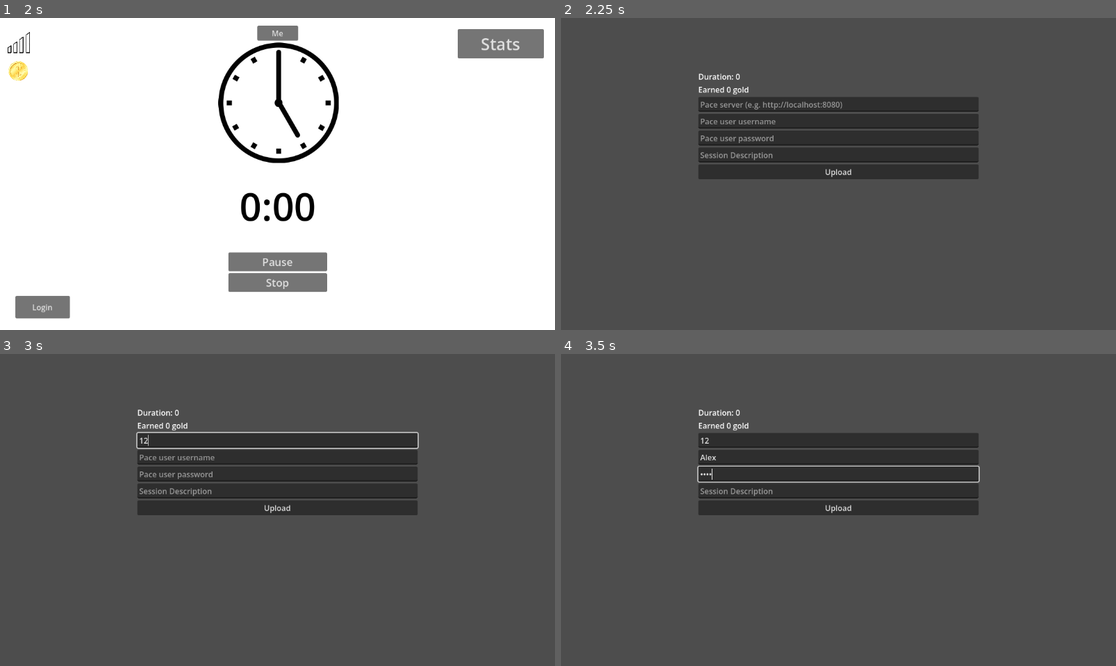
Above: before the commit, frames 1-4 (two rows, left to right).
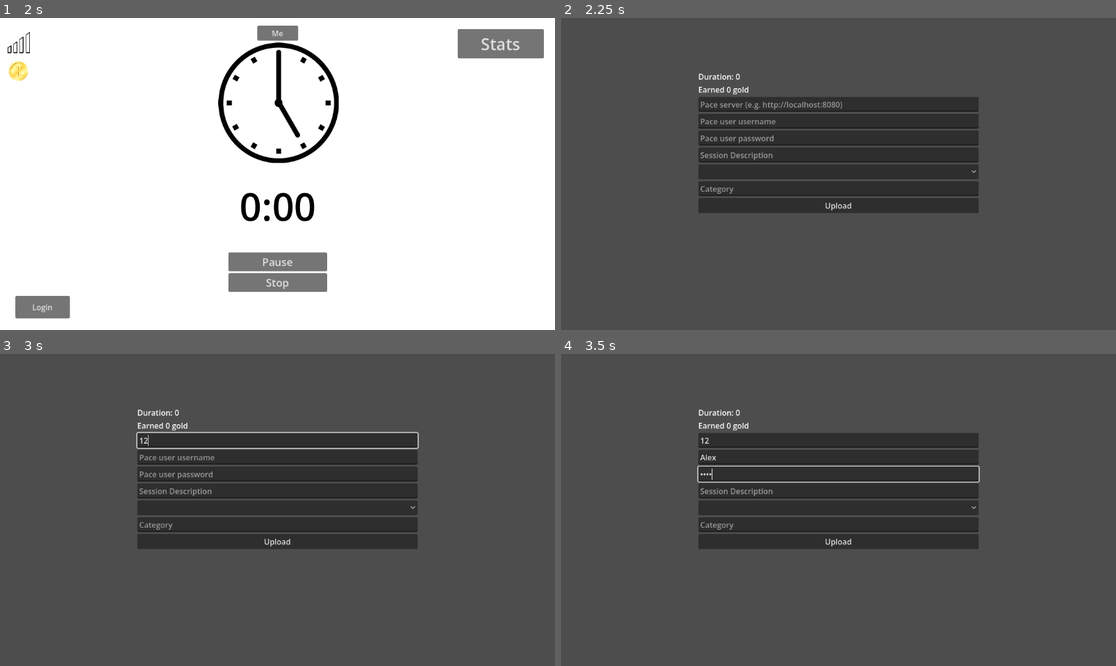
Above: after the commit, the same moments.

Repository: VeryUsual/pace
Game: Godot game, scene res://scenes/startup.tscn
The game is run twice, just before and just after one commit, with the same random seed, the same clock (stepped at 60 frames per second) and the same inputs.
Inputs (mouse positions are in pixels of both pictures, inside the frame that each line leads up to):
- Up to frame 1 (2 s): click "Stats" at 0.5 s; click "Start" at 1.25 s
- Up to frame 2 (2.25 s): click "Stop" at 2 s
- Up to frame 3 (3 s): click (277, 441) at 2.77 s; type "12" at 2.85 s
- Up to frame 4 (3.5 s): click (838, 456) at 3 s; type "Alex" at 3.08 s; click (838, 475) at 3.23 s; type "Alex" at 3.32 s

Frame 1 is identical in both runs. In frame 2, 4.7% of the frame differs, in the area x 24-76%, y 48-63%; in frame 3, 4.7%; in frame 4, 4.7%.

Commit message:
categories

Diff:
--- a/PaceClientApp/scenes/startup.tscn
+++ b/PaceClientApp/scenes/startup.tscn
@@ -10,3 +10,56 @@
 grow_horizontal = 2
 grow_vertical = 2
 script = ExtResource("1_t87yh")
+
+[node name="ColorRect" type="ColorRect" parent="." unique_id=619740520]
+layout_mode = 1
+anchors_preset = 8
+anchor_left = 0.5
+anchor_top = 0.5
+anchor_right = 0.5
+anchor_bottom = 0.5
+offset_left = -202.0
+offset_top = -126.5
+offset_right = 202.0
+offset_bottom = 126.5
+grow_horizontal = 2
+grow_vertical = 2
+color = Color(0, 0, 0, 1)
+
+[node name="Label" type="Label" parent="ColorRect" unique_id=258191698]
+layout_mode = 1
+anchors_preset = 8
+anchor_left = 0.5
+anchor_top = 0.5
+anchor_right = 0.5
+anchor_bottom = 0.5
+offset_left = -194.0
+offset_top = -56.5
+offset_right = 194.0
+offset_bottom = -7.5
+grow_horizontal = 2
+grow_vertical = 2
+text = "If you're seeing this, this means we can't reach your server! Make sure it's started."
+autowrap_mode = 3
+
+[node name="Button" type="Button" parent="ColorRect" unique_id=769201722]
+layout_mode = 1
+anchors_preset = 8
+anchor_left = 0.5
+anchor_top = 0.5
+anchor_right = 0.5
+anchor_bottom = 0.5
+offset_left = -97.5
+offset_top = 16.5
+offset_right = 97.5
+offset_bottom = 47.5
+grow_horizontal = 2
+grow_vertical = 2
+text = "Switch servers/accounts"
+
+[node name="ShowColorRect" type="Timer" parent="." unique_id=1593698955]
+wait_time = 1.5
+autostart = true
+
+[connection signal="pressed" from="ColorRect/Button" to="." method="_on_button_pressed"]
+[connection signal="timeout" from="ShowColorRect" to="." method="_on_show_color_rect_timeout"]
--- a/PaceClientApp/scenes/upload_scene.tscn
+++ b/PaceClientApp/scenes/upload_scene.tscn
@@ -50,6 +50,24 @@
 layout_mode = 2
 placeholder_text = "Session Description"
 
+[node name="CategoryOptionButton" type="OptionButton" parent="VBoxContainer" unique_id=497962517]
+layout_mode = 2
+item_count = 5
+popup/item_0/text = "Custom"
+popup/item_0/id = 0
+popup/item_1/text = "Working"
+popup/item_1/id = 1
+popup/item_2/text = "Learning"
+popup/item_2/id = 2
+popup/item_3/text = "Emailing"
+popup/item_3/id = 3
+popup/item_4/text = "Planning"
+popup/item_4/id = 4
+
+[node name="CustomCategoryInput" type="LineEdit" parent="VBoxContainer" unique_id=2113127636]
+layout_mode = 2
+placeholder_text = "Category"
+
 [node name="UploadButton" type="Button" parent="VBoxContainer" unique_id=2088172413]
 layout_mode = 2
 text = "Upload"
--- a/PaceClientApp/scripts/startup.gd
+++ b/PaceClientApp/scripts/startup.gd
@@ -3,6 +3,8 @@
 var pace_server = ""
 
 func _ready() -> void:
+	$ColorRect.visible = false
+
 	var config = ConfigFile.new()
 	var error = config.load("user://serverconfig.cfg.pace")
 	if error == OK:
@@ -23,3 +25,9 @@
 			get_tree().change_scene_to_file("res://scenes/login_scene.tscn")
 		else:
 			get_tree().change_scene_to_file("res://scenes/login_scene.tscn")
+
+func _on_button_pressed() -> void:
+	get_tree().change_scene_to_file("res://scenes/login_scene.tscn")
+
+func _on_show_color_rect_timeout() -> void:
+	$ColorRect.visible = true
--- a/PaceClientApp/scripts/stats_scene.gd
+++ b/PaceClientApp/scripts/stats_scene.gd
@@ -81,7 +81,7 @@
 
 		for session in sessions_reversed:
 			var label = Label.new()
-			label.text = session["Datetime"] + ": Did \"" + session["Description"] + "\" for " + session["Length_minutes"] + " minutes"
+			label.text = session["Datetime"] + ": Did \"" + session["Description"] + "\" (Category: " + session["Category"] + ") for " + session["Length_minutes"] + " minutes"
 			$ScrollContainer/VBoxContainer.add_child(label)
 
 		$GoalProgressBar.value = time_logged_today
@@ -109,11 +109,14 @@
 
 	for session in sessions_reversed:
 		if $SearchSessionsLineEdit.text != "":
-			if $SearchSessionsLineEdit.text not in session["Datetime"] + ": Did \"" + session["Description"] + "\" for " + session["Length_minutes"] + " minutes":
+			if $SearchSessionsLineEdit.text not in session["Datetime"] + ": Did \"" + session["Description"] + "\" (Category: " + session["Category"] + ") for " + session["Length_minutes"] + " minutes":
 				continue
 
 		var label = Label.new()
-		label.text = session["Datetime"] + ": Did \"" + session["Description"] + "\" for " + session["Length_minutes"] + " minutes"
+		var categorypart = " (Category: " + session["Category"] + ") "
+		if session["Category"] == "":
+			categorypart = ""
+		label.text = session["Datetime"] + ": Did \"" + session["Description"] + "\"" + categorypart +  " for " + session["Length_minutes"] + " minutes"
 		$ScrollContainer/VBoxContainer.add_child(label)
 
 func _on_back_button_pressed() -> void:
--- a/PaceClientApp/scripts/upload_scene.gd
+++ b/PaceClientApp/scripts/upload_scene.gd
@@ -22,6 +22,14 @@
 		$VBoxContainer/PaceUsernameInput.text = config.get_value("serverconfig", "paceusername")
 		$VBoxContainer/PacePasswordInput.text = config.get_value("serverconfig", "pacepassword")
 
+func _process(delta: float) -> void:
+	if $VBoxContainer/CategoryOptionButton.get_selected() != -1:
+		var category = $VBoxContainer/CategoryOptionButton.get_item_text($VBoxContainer/CategoryOptionButton.get_selected())
+		if category == "Custom":
+			$VBoxContainer/CustomCategoryInput.visible = true
+		else:
+			$VBoxContainer/CustomCategoryInput.visible = false
+
 func _on_upload_button_pressed() -> void:
 	$VBoxContainer/UploadButton.disabled = true
 	var http_req = HTTPRequest.new()
@@ -31,7 +39,12 @@
 	var password = $VBoxContainer/PacePasswordInput.text
 	var auth=str("Basic ", Marshalls.utf8_to_base64(str(user, ":", password)))
 	var headers=["Content-Type: application/json","Authorization: "+auth]
-	var error = http_req.request($VBoxContainer/PaceServerInput.text + "/api/session/create?length=" + str(int(round(Globals.time_length/60))) + "&desc=" + $VBoxContainer/SessionDescInput.text.uri_encode(), headers)
+
+	var category = $VBoxContainer/CategoryOptionButton.get_item_text($VBoxContainer/CategoryOptionButton.get_selected())
+	if category == "Custom":
+		category = $VBoxContainer/CustomCategoryInput.text
+
+	var error = http_req.request($VBoxContainer/PaceServerInput.text + "/api/session/create?length=" + str(int(round(Globals.time_length/60))) + "&desc=" + $VBoxContainer/SessionDescInput.text.uri_encode() + "&category=" + category.uri_encode(), headers)
 
 func _on_upload_completed(result, response_code, headers, body):
 	if response_code == 200:
Not shown, changed: server/main.go
